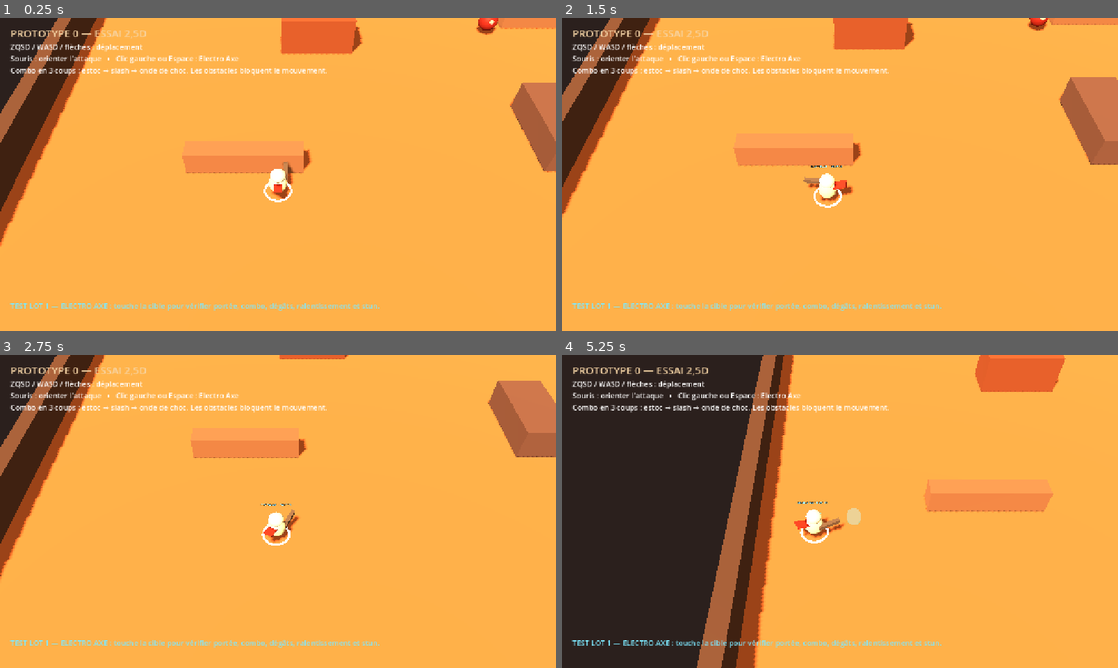
Above: before the commit, frames 1-4 (two rows, left to right).
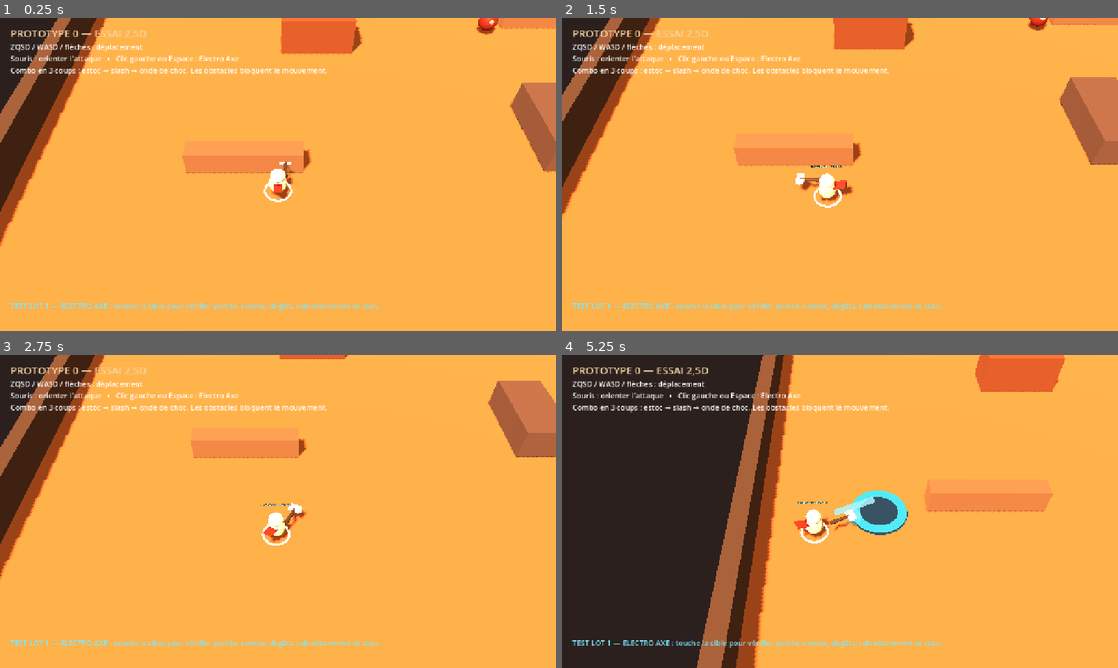
Above: after the commit, the same moments.

Repository: aKoMoses/PROTOTYPE-V0.1
Game: Godot game, scene res://scenes/main.tscn
Same seed, same stepped clock (60 frames per second), same inputs: the game is played once before the commit and once after it.
Inputs (mouse positions are in pixels of both pictures, inside the frame that each line leads up to):
- Up to frame 1 (0.25 s): no input
- Up to frame 2 (1.5 s): move the mouse to (962, 158) at 0.52 s; hold D 0.53-1.28 s; hold Q 0.53-1.28 s; click (962, 158) at 0.67 s; tap Space at 0.77 s; move the mouse to (728, 190) at 1.27 s; hold S from 1.28 s (still down); tap Z at 1.35 s
- Up to frame 3 (2.75 s): tap Space at 1.52 s; move the mouse to (333, 442) at 2.02 s; release S at 2.03 s; hold D from 2.03 s (still down); hold Q from 2.03 s (still down)
- Up to frame 4 (5.25 s): move the mouse to (812, 574) at 2.77 s; release D at 2.78 s; release Q at 2.78 s; hold W 2.78-3.53 s; tap Z at 2.85, 4.35 s; click (812, 574) at 2.92 s; tap Space at 3.02, 3.77, 4.52 s; move the mouse to (1006, 558) at 3.52 s; hold Q 3.53-4.28 s; hold A 3.53-5.03 s; move the mouse to (673, 464) at 4.27 s; move the mouse to (867, 511) at 5.02 s; hold S from 5.03 s (still down); hold Q from 5.03 s (still down); click (867, 511) at 5.17 s

The runs differ from the first frame. In frame 1, less than 0.1% of the frame differs, in the area x 50-53%, y 46-53%; in frame 2, 0.2%; in frame 3, 0.2%; in frame 4, 1.4%, in the area x 46-63%, y 43-58%.

Commit message:
Add readable Electro Axe impact effects

Diff:
--- a/scripts/player.gd
+++ b/scripts/player.gd
@@ -19,6 +19,9 @@
 var _combo_step := 0
 var _combo_expires_at := -1.0
 var _attack_label: Label3D
+var _axe_pivot: Node3D
+var _axe_pivot_home := Vector3(0.5, 1.0, -0.55)
+var _axe_pivot_home_rotation := Vector3.ZERO
 
 
 func _ready() -> void:
@@ -86,6 +89,7 @@
 	_combo_step = (_combo_step + 1) % 3
 	_combo_expires_at = Time.get_ticks_msec() / 1000.0 + AXE_COMBO_WINDOW
 	_attack_label.text = "ELECTRO AXE  •  COUP %d/3" % (step + 1)
+	_play_axe_animation(step)
 	_show_attack_hitbox(step)
 	var target := get_tree().current_scene.get_node_or_null("TargetDummy")
 	if target == null:
@@ -103,9 +107,135 @@
 	if step == 2 and distance <= 0.9:
 		damage *= CRIT_MULTIPLIER
 		target.call("apply_stun", AXE_STUN_DURATION)
+		target.call("flash_impact", true)
 	else:
 		target.call("apply_slow", AXE_SLOW_DURATION if step < 2 else AXE_SHOCKWAVE_DURATION, AXE_SLOW_PERCENT)
+		target.call("flash_impact", false)
 	target.call("take_damage", damage)
+
+
+func _play_axe_animation(step: int) -> void:
+	if _axe_pivot == null:
+		return
+	var tween := create_tween()
+	tween.set_parallel(false)
+	tween.tween_property(_axe_pivot, "position", _axe_pivot_home, 0.01)
+	tween.tween_property(_axe_pivot, "rotation", _axe_pivot_home_rotation, 0.01)
+	if step == 0:
+		# A readable thrust: the weapon lunges toward the target and snaps back.
+		tween.tween_property(_axe_pivot, "position", Vector3(0.5, 1.0, -1.65), 0.09)
+		tween.tween_property(_axe_pivot, "position", _axe_pivot_home, 0.16)
+	elif step == 1:
+		# A lateral sweep, with a brief anticipation in the opposite direction.
+		tween.tween_property(_axe_pivot, "rotation", Vector3(0.0, deg_to_rad(-65.0), deg_to_rad(-12.0)), 0.07)
+		tween.tween_property(_axe_pivot, "rotation", Vector3(0.0, deg_to_rad(78.0), deg_to_rad(14.0)), 0.12)
+		tween.tween_property(_axe_pivot, "rotation", _axe_pivot_home_rotation, 0.16)
+	else:
+		# Overhead slam: weapon rises, pauses, then drives down into the floor.
+		tween.tween_property(_axe_pivot, "rotation", Vector3(deg_to_rad(-72.0), 0.0, 0.0), 0.12)
+		tween.tween_interval(0.05)
+		tween.tween_property(_axe_pivot, "rotation", Vector3(deg_to_rad(78.0), 0.0, 0.0), 0.10)
+		tween.tween_property(_axe_pivot, "rotation", _axe_pivot_home_rotation, 0.22)
+
+
+func _create_fx_material(color: Color, alpha: float = 0.9) -> StandardMaterial3D:
+	var material := StandardMaterial3D.new()
+	material.transparency = BaseMaterial3D.TRANSPARENCY_ALPHA
+	material.shading_mode = BaseMaterial3D.SHADING_MODE_UNSHADED
+	material.albedo_color = Color(color.r, color.g, color.b, alpha)
+	material.emission_enabled = true
+	material.emission = color
+	material.emission_energy_multiplier = 5.0
+	return material
+
+
+func _play_impact_fx(step: int) -> void:
+	if step == 0:
+		var thrust := MeshInstance3D.new()
+		var thrust_mesh := BoxMesh.new()
+		thrust_mesh.size = Vector3(0.18, 0.18, AXE_RANGE[0])
+		thrust.mesh = thrust_mesh
+		thrust.material_override = _create_fx_material(Color("#8cefff"), 0.85)
+		get_tree().current_scene.add_child(thrust)
+		thrust.global_position = global_position + Vector3.UP * 0.95 + aim_direction * (AXE_RANGE[0] * 0.5)
+		thrust.look_at(thrust.global_position + aim_direction, Vector3.UP)
+		var tween := create_tween()
+		tween.tween_property(thrust, "scale", Vector3(1.8, 1.8, 0.2), 0.12)
+		tween.tween_callback(thrust.queue_free)
+	elif step == 1:
+		var slash := _create_slash_fan(AXE_RANGE[1], deg_to_rad(58.0))
+		get_tree().current_scene.add_child(slash)
+		slash.global_position = global_position + Vector3.UP * 0.9
+		slash.look_at(slash.global_position + aim_direction, Vector3.UP)
+		var tween := create_tween()
+		tween.tween_property(slash, "scale", Vector3(1.25, 1.0, 1.25), 0.16)
+		tween.tween_callback(slash.queue_free)
+	else:
+		_create_shockwave_fx()
+
+
+func _create_slash_fan(radius: float, half_angle: float) -> MeshInstance3D:
+	var slash := MeshInstance3D.new()
+	var mesh := ImmediateMesh.new()
+	var material := _create_fx_material(Color("#56dcff"), 0.72)
+	mesh.surface_begin(Mesh.PRIMITIVE_TRIANGLES, material)
+	var segments := 10
+	for index in range(segments):
+		var a0 := -half_angle + (2.0 * half_angle) * float(index) / float(segments)
+		var a1 := -half_angle + (2.0 * half_angle) * float(index + 1) / float(segments)
+		mesh.surface_add_vertex(Vector3.ZERO)
+		mesh.surface_add_vertex(Vector3(sin(a0) * radius, 0.0, -cos(a0) * radius))
+		mesh.surface_add_vertex(Vector3(sin(a1) * radius, 0.0, -cos(a1) * radius))
+	mesh.surface_end()
+	slash.mesh = mesh
+	return slash
+
+
+func _create_shockwave_fx() -> void:
+	var impact_point := global_position + aim_direction * 1.15
+	var crater := MeshInstance3D.new()
+	var crater_mesh := CylinderMesh.new()
+	crater_mesh.top_radius = 0.72
+	crater_mesh.bottom_radius = 0.9
+	crater_mesh.height = 0.10
+	crater.mesh = crater_mesh
+	crater.material_override = _create_fx_material(Color("#263e50"), 0.94)
+	get_tree().current_scene.add_child(crater)
+	crater.global_position = impact_point + Vector3.UP * 0.05
+	var ring := MeshInstance3D.new()
+	var ring_mesh := TorusMesh.new()
+	ring_mesh.inner_radius = 0.35
+	ring_mesh.outer_radius = 0.52
+	ring.mesh = ring_mesh
+	ring.material_override = _create_fx_material(Color("#42e7ff"), 0.95)
+	get_tree().current_scene.add_child(ring)
+	ring.global_position = impact_point + Vector3.UP * 0.12
+	var tween := create_tween()
+	tween.set_parallel(true)
+	tween.tween_property(crater, "scale", Vector3(1.9, 1.0, 1.9), 0.65)
+	tween.tween_property(ring, "scale", Vector3(3.2, 1.0, 3.2), 0.48)
+	tween.set_parallel(false)
+	tween.tween_interval(0.45)
+	tween.tween_callback(crater.queue_free)
+	tween.tween_callback(ring.queue_free)
+	for index in range(8):
+		_create_lightning_spark(impact_point, index)
+
+
+func _create_lightning_spark(origin: Vector3, index: int) -> void:
+	var spark := MeshInstance3D.new()
+	var spark_mesh := BoxMesh.new()
+	spark_mesh.size = Vector3(0.055, 0.08, 1.2 + float(index % 3) * 0.35)
+	spark.mesh = spark_mesh
+	spark.material_override = _create_fx_material(Color("#b7f8ff"), 0.95)
+	get_tree().current_scene.add_child(spark)
+	var angle := (TAU / 8.0) * float(index)
+	var direction := Vector3(cos(angle), 0.0, sin(angle))
+	spark.global_position = origin + direction * 0.45 + Vector3.UP * (0.10 + float(index % 2) * 0.08)
+	spark.look_at(spark.global_position + direction, Vector3.UP)
+	var tween := create_tween()
+	tween.tween_property(spark, "scale", Vector3(1.0, 1.0, 0.1), 0.38)
+	tween.tween_callback(spark.queue_free)
 
 
 func _show_attack_hitbox(step: int) -> void:
@@ -130,6 +260,7 @@
 	var tween := create_tween()
 	tween.tween_property(hitbox, "scale", Vector3(1.0, 1.0, 1.8), 0.12)
 	tween.tween_callback(hitbox.queue_free)
+	_play_impact_fx(step)
 
 
 func _build_collision() -> void:
@@ -193,13 +324,34 @@
 	eye.material_override = _material(Color("#4ee8ff"), 0.25, Color("#21cfff"))
 	visuals.add_child(eye)
 
-	var gun := MeshInstance3D.new()
-	var gun_mesh := BoxMesh.new()
-	gun_mesh.size = Vector3(0.26, 0.24, 1.45)
-	gun.mesh = gun_mesh
-	gun.position = Vector3(0.5, 0.95, -0.82)
-	gun.material_override = _material(Color("#5c5148"), 0.5)
-	visuals.add_child(gun)
+	_axe_pivot = Node3D.new()
+	_axe_pivot.name = "ElectroAxePivot"
+	_axe_pivot.position = _axe_pivot_home
+	visuals.add_child(_axe_pivot)
+	var axe_handle := MeshInstance3D.new()
+	var handle_mesh := CylinderMesh.new()
+	handle_mesh.top_radius = 0.09
+	handle_mesh.bottom_radius = 0.12
+	handle_mesh.height = 1.5
+	axe_handle.mesh = handle_mesh
+	axe_handle.rotation_degrees.x = -90.0
+	axe_handle.position = Vector3(0.0, 0.0, -0.55)
+	axe_handle.material_override = _material(Color("#4b342b"), 0.72)
+	_axe_pivot.add_child(axe_handle)
+	var axe_blade := MeshInstance3D.new()
+	var blade_mesh := BoxMesh.new()
+	blade_mesh.size = Vector3(0.78, 0.18, 0.52)
+	axe_blade.mesh = blade_mesh
+	axe_blade.position = Vector3(0.0, 0.0, -1.25)
+	axe_blade.material_override = _material(Color("#bfefff"), 0.22, Color("#28dfff"))
+	_axe_pivot.add_child(axe_blade)
+	var axe_edge := MeshInstance3D.new()
+	var edge_mesh := BoxMesh.new()
+	edge_mesh.size = Vector3(0.9, 0.06, 0.08)
+	axe_edge.mesh = edge_mesh
+	axe_edge.position = Vector3(0.0, -0.11, -1.25)
+	axe_edge.material_override = _material(Color("#eaffff"), 0.1, Color("#9cf6ff"))
+	_axe_pivot.add_child(axe_edge)
 
 	var scarf := MeshInstance3D.new()
 	var scarf_mesh := BoxMesh.new()
--- a/scripts/target_dummy.gd
+++ b/scripts/target_dummy.gd
@@ -9,6 +9,7 @@
 var _status_label: Label3D
 var _slow_until := 0.0
 var _stun_until := 0.0
+var _body_mesh: MeshInstance3D
 
 
 func _ready() -> void:
@@ -36,6 +37,24 @@
 func apply_stun(duration: float) -> void:
 	_stun_until = maxf(_stun_until, Time.get_ticks_msec() / 1000.0 + duration)
 	_update_status("ÉTOURDI  %.1fs" % duration)
+
+
+func flash_impact(critical: bool = false) -> void:
+	if _body_mesh == null:
+		return
+	var original_scale := _body_mesh.scale
+	var tween := create_tween()
+	tween.tween_property(_body_mesh, "scale", original_scale * (1.24 if critical else 1.12), 0.055)
+	tween.tween_property(_body_mesh, "scale", original_scale, 0.14)
+	_body_material.emission_enabled = true
+	_body_material.emission = Color("#fff0b0") if critical else Color("#ff684d")
+	_body_material.emission_energy_multiplier = 4.0 if critical else 2.5
+	tween.tween_callback(_clear_impact_flash)
+
+
+func _clear_impact_flash() -> void:
+	if _body_material != null:
+		_body_material.emission_enabled = false
 
 
 func _process(_delta: float) -> void:
@@ -74,18 +93,18 @@
 
 
 func _build_visuals() -> void:
-	var body := MeshInstance3D.new()
+	_body_mesh = MeshInstance3D.new()
 	var body_mesh := CapsuleMesh.new()
 	body_mesh.radius = 0.72
 	body_mesh.height = 1.45
-	body.mesh = body_mesh
-	body.position.y = 0.9
+	_body_mesh.mesh = body_mesh
+	_body_mesh.position.y = 0.9
 	_body_material = StandardMaterial3D.new()
 	_body_material.albedo_color = Color("#8f302b")
 	_body_material.metallic = 0.35
 	_body_material.roughness = 0.62
-	body.material_override = _body_material
-	add_child(body)
+	_body_mesh.material_override = _body_material
+	add_child(_body_mesh)
 
 	var eye := MeshInstance3D.new()
 	var eye_mesh := SphereMesh.new()
